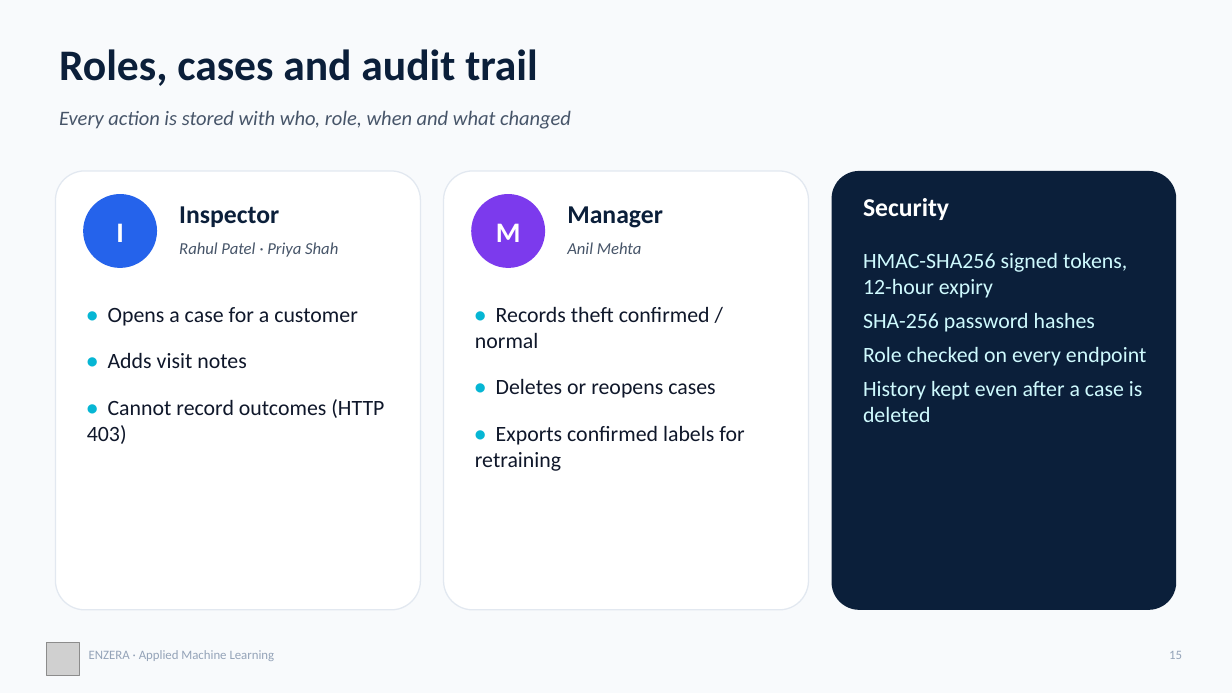
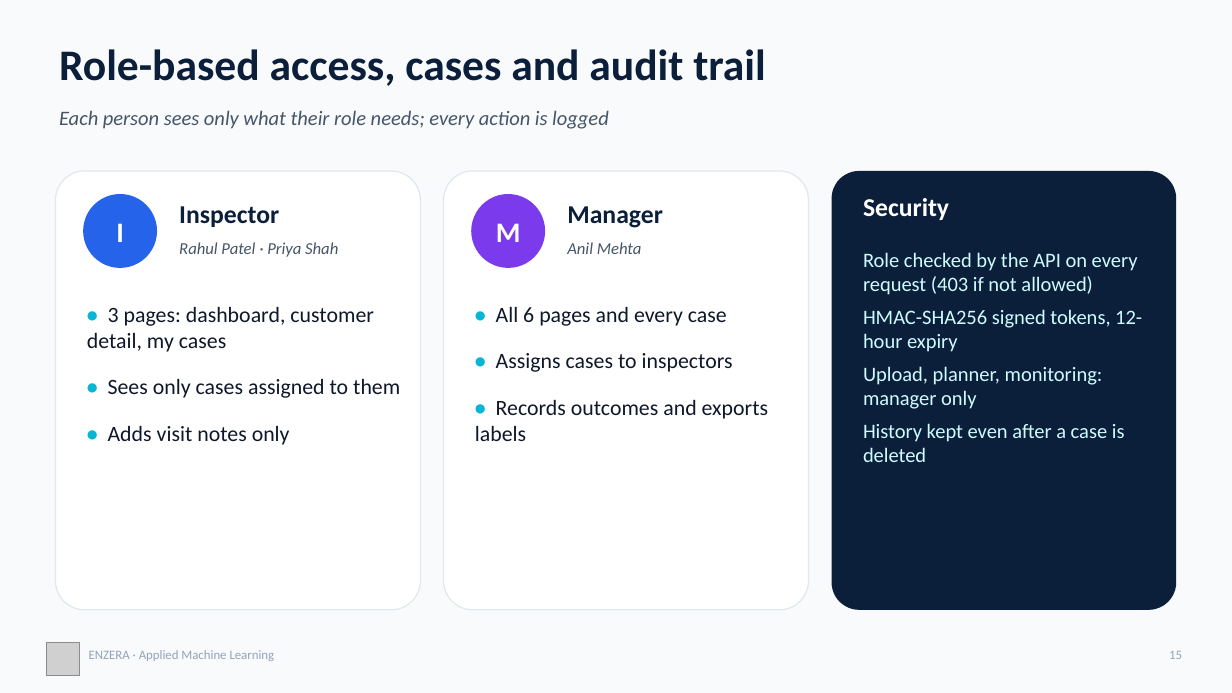
Before and after one commit to sshah711/enzera, a slide deck: slide 15 of docs/ENZERA_Presentation.pptx. Drawn at 1232x693 pixels with LibreOffice and Linux fonts; fonts in the diff are those of the drawing; grey boxes stand for pictures. Boxes give left, top, right and bottom in pixels: in the first picture for what was removed or moved away, otherwise in the second. Text is boxed around its words. In the diff, an @@ line names an element or a change of style, - is before the commit and + after.

Commit message:
Role-based access (inspector: own cases, 3 pages; manager: everything), test CSV files, team names, demo script and testing guide

```diff
--- a/docs/ENZERA_Presentation.pptx
+++ b/docs/ENZERA_Presentation.pptx
@@ text at (59,49,765,86): text changed @@
-Roles, cases and audit trail
+Role-based access, cases and audit trail
@@ text at (59,110,609,129): text changed @@
-Every action is stored with who, role, when and what changed
+Each person sees only what their role needs; every action is logged
@@ text at (863,252,1138,295): paragraph added @@
+Role checked by the API on every request (403 if not allowed)
@@ text at (87,307,400,445): text changed @@
-• Opens a case for a customer
-• Adds visit notes
-• Cannot record outcomes (HTTP 403)
+• 3 pages: dashboard, customer detail, my cases
+• Sees only cases assigned to them
+• Adds visit notes only
@@ text at (475,307,768,441): text changed @@
-• Records theft confirmed / normal
-• Deletes or reopens cases
-• Exports confirmed labels for retraining
+• All 6 pages and every case
+• Assigns cases to inspectors
+• Records outcomes and exports labels
@@ text at (863,309,1142,462): size 17 to 16 pt in "HMAC-SHA256 signed tokens, 12-hour expiry", "History kept even after a case is ..." @@
@@ text at (863,366,1103,409): text changed; size 17 to 16 pt @@
-SHA-256 password hashes
-Role checked on every endpoint
+Upload, planner, monitoring: manager only
```
Also in this commit, not shown: 2 other slides changed, 17 other files.
